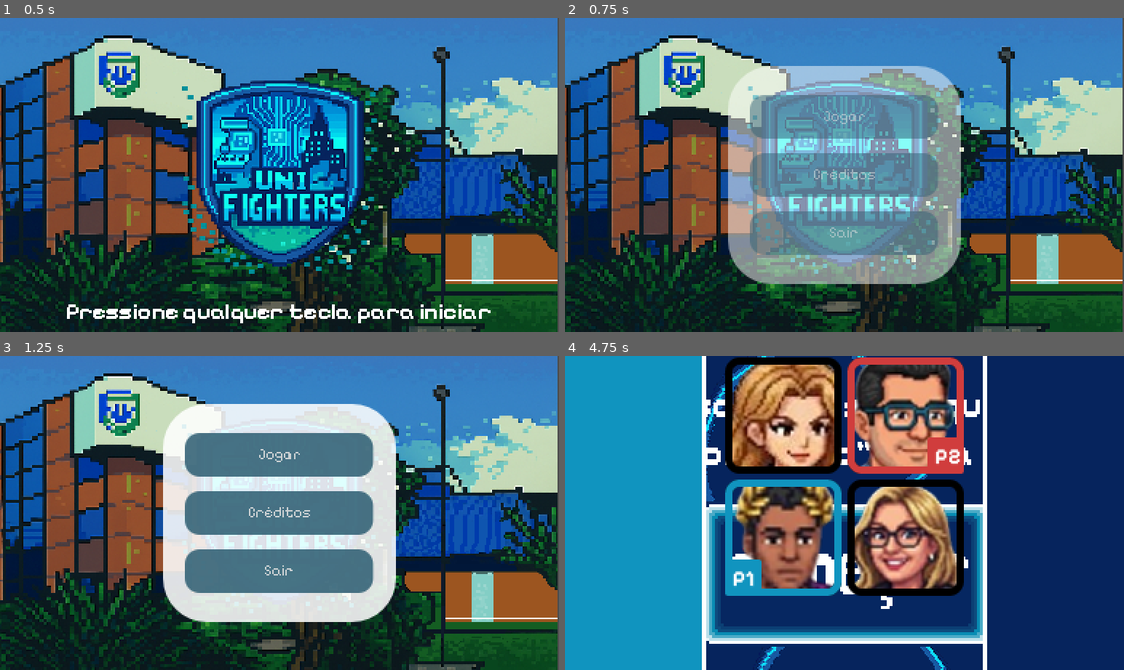
Above: before the commit, frames 1-4 (two rows, left to right).
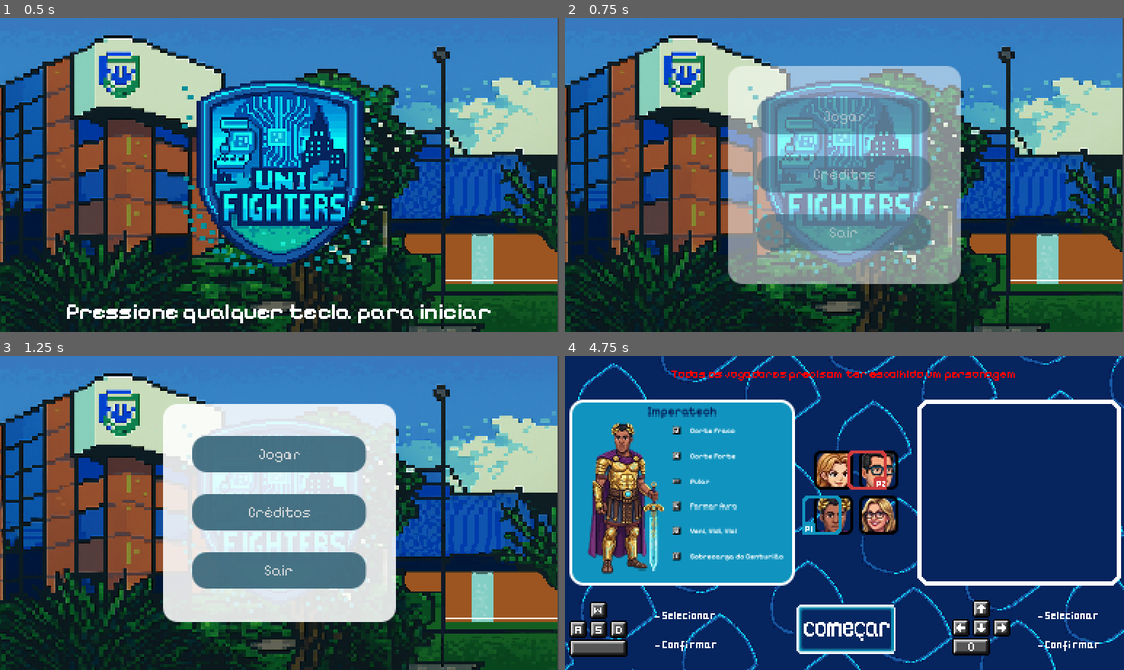
Above: after the commit, the same moments.

Repository: RailanTeles/UniFighters
Game: Godot game, scene res://menu.tscn
The game is run twice, just before and just after one commit, with the same random seed, the same clock (stepped at 60 frames per second) and the same inputs. Sound files missing from this copy of the repository are replaced by a short silence.
Inputs (mouse positions are in pixels of both pictures, inside the frame that each line leads up to; where the layout moved, square brackets give the same spot in the first picture):
- Up to frame 1 (0.5 s): no input
- Up to frame 2 (0.75 s): tap Enter at 0.5 s; hold D (p1_direita) from 0.53 s (still down); tap Down (p2_baixo) at 0.6 s
- Up to frame 3 (1.25 s): keep holding D (p1_direita); tap Space (p1_pular) at 0.77 s
- Up to frame 4 (4.75 s): release D (p1_direita) at 1.25 s; click "Jogar" at 1.25 s; click "Jogar" at 2 s; click (844, 629) [844, 575] at 2.75 s; click (844, 629) [844, 575] at 3.5 s; hold S (p1_baixo) from 4.28 s (still down); tap Up (p2_cima) at 4.35 s; tap Space (p1_pular) at 4.52 s

Frame 1 is identical in both runs. In frame 2, 4.2% of the frame differs, in the area x 29-71%, y 15-85%; in frame 3, 4.3%; in frame 4, 57%, in the area x 0-100%, y 0-100%.

Commit message:
Mudança na proporção do jogo

Diff:
--- a/assets/themes/botao_selecionado_menu.tres
+++ b/assets/themes/botao_selecionado_menu.tres
@@ -6,7 +6,7 @@
 corner_radius_top_right = 10
 corner_radius_bottom_right = 10
 corner_radius_bottom_left = 10
-expand_margin_left = 3.0
-expand_margin_top = 3.0
-expand_margin_right = 3.0
-expand_margin_bottom = 3.0
+expand_margin_left = 1.0
+expand_margin_top = 1.0
+expand_margin_right = 1.0
+expand_margin_bottom = 1.0
--- a/menu.tscn
+++ b/menu.tscn
@@ -153,10 +153,10 @@
 
 [sub_resource type="StyleBoxFlat" id="StyleBoxFlat_nrnbx"]
 bg_color = Color(1, 1, 1, 1)
-corner_radius_top_left = 30
-corner_radius_top_right = 30
-corner_radius_bottom_right = 30
-corner_radius_bottom_left = 30
+corner_radius_top_left = 10
+corner_radius_top_right = 10
+corner_radius_bottom_right = 10
+corner_radius_bottom_left = 10
 
 [sub_resource type="StyleBoxFlat" id="StyleBoxFlat_iqepy"]
 bg_color = Color(0.184314, 0.372549, 0.45098, 1)
@@ -171,10 +171,10 @@
 corner_radius_top_right = 10
 corner_radius_bottom_right = 10
 corner_radius_bottom_left = 10
-expand_margin_left = 10.0
-expand_margin_top = 10.0
-expand_margin_right = 10.0
-expand_margin_bottom = 10.0
+expand_margin_left = 1.0
+expand_margin_top = 1.0
+expand_margin_right = 1.0
+expand_margin_bottom = 1.0
 
 [sub_resource type="StyleBoxFlat" id="StyleBoxFlat_h1wq0"]
 bg_color = Color(0.184314, 0.372549, 0.45098, 1)
@@ -189,10 +189,10 @@
 corner_radius_top_right = 10
 corner_radius_bottom_right = 10
 corner_radius_bottom_left = 10
-expand_margin_left = 10.0
-expand_margin_top = 10.0
-expand_margin_right = 10.0
-expand_margin_bottom = 10.0
+expand_margin_left = 1.0
+expand_margin_top = 1.0
+expand_margin_right = 1.0
+expand_margin_bottom = 1.0
 
 [sub_resource type="StyleBoxFlat" id="StyleBoxFlat_dwrpx"]
 bg_color = Color(0.184314, 0.372549, 0.45098, 1)
@@ -281,18 +281,18 @@
 anchor_top = 0.5
 anchor_right = 0.5
 anchor_bottom = 0.5
-offset_left = -65.0
+offset_left = -60.0
 offset_top = -75.0
-offset_right = 65.0
+offset_right = 60.0
 offset_bottom = 75.0
 grow_horizontal = 2
 grow_vertical = 2
 scale = Vector2(0.994835, 1)
-theme_override_constants/separation = 10
+theme_override_constants/separation = 15
 alignment = 1
 
 [node name="jogarBotao" type="Button" parent="menuOpcoes/VBoxContainer"]
-custom_minimum_size = Vector2(0, 30)
+custom_minimum_size = Vector2(0, 25)
 layout_mode = 2
 theme_override_fonts/font = ExtResource("8_nrnbx")
 theme_override_font_sizes/font_size = 10
@@ -302,7 +302,7 @@
 text = "Jogar"
 
 [node name="creditosBotao" type="Button" parent="menuOpcoes/VBoxContainer"]
-custom_minimum_size = Vector2(0, 30)
+custom_minimum_size = Vector2(0, 25)
 layout_mode = 2
 theme_override_fonts/font = ExtResource("8_nrnbx")
 theme_override_font_sizes/font_size = 10
@@ -312,7 +312,7 @@
 text = "Créditos"
 
 [node name="sairBotao" type="Button" parent="menuOpcoes/VBoxContainer"]
-custom_minimum_size = Vector2(0, 30)
+custom_minimum_size = Vector2(0, 25)
 layout_mode = 2
 theme_override_fonts/font = ExtResource("8_nrnbx")
 theme_override_font_sizes/font_size = 10
--- a/project.godot
+++ b/project.godot
@@ -19,7 +19,7 @@
 
 window/size/viewport_width=384
 window/size/viewport_height=216
-window/size/mode=3
+window/size/mode=2
 window/stretch/mode="viewport"
 window/stretch/scale_mode="integer"
 
--- a/selecao.tscn
+++ b/selecao.tscn
@@ -1,45 +1,45 @@
 [gd_scene load_steps=25 format=3 uid="uid://df5iqq7gemu5t"]
 
-[ext_resource type="Texture2D" uid="uid://dl16ldgrtvlph" path="res://assets/bg-selecao.png" id="1_1hcjh"]
+[ext_resource type="Texture2D" uid="uid://dsfbdusd5o5pm" path="res://assets/bg-selecao.png" id="1_1hcjh"]
 [ext_resource type="Script" uid="uid://csjapbbhnym4t" path="res://selecao.gd" id="1_7c4td"]
 [ext_resource type="AudioStream" uid="uid://c10r6m7ajvu5s" path="res://assets/musics/menu.ogg" id="2_mitmw"]
 [ext_resource type="FontFile" uid="uid://drgx6103ieatj" path="res://assets/fonts/Pixelify_Sans/static/PixelifySans-Bold.ttf" id="3_6gbh7"]
-[ext_resource type="Texture2D" uid="uid://pubqoa4mving" path="res://assets/grupoBotaoP1.png" id="4_hyemw"]
-[ext_resource type="Texture2D" uid="uid://e46hbbkevedd" path="res://assets/grupoBotaoP2.png" id="5_sofw2"]
-[ext_resource type="Texture2D" uid="uid://nsc05wbhbofc" path="res://assets/selecaoPersonagem/comecarNormal.png" id="7_qtpp8"]
-[ext_resource type="Texture2D" uid="uid://ddsmu1kiy66ya" path="res://assets/selecaoPersonagem/comecarNormal-sheet.png" id="8_n4pp6"]
-[ext_resource type="Texture2D" uid="uid://bc1kwe6l0blau" path="res://assets/personagens/regulata/icones/RegulataIcone.png" id="8_qbpjo"]
+[ext_resource type="Texture2D" uid="uid://b24ujo8a27gde" path="res://assets/grupoBotaoP1.png" id="4_hyemw"]
+[ext_resource type="Texture2D" uid="uid://eje8q3i10kmt" path="res://assets/grupoBotaoP2.png" id="5_sofw2"]
+[ext_resource type="Texture2D" uid="uid://byu2d6vb3lrk2" path="res://assets/selecaoPersonagem/comecarNormal.png" id="7_qtpp8"]
+[ext_resource type="Texture2D" uid="uid://dqimkb7112led" path="res://assets/selecaoPersonagem/comecarNormal-sheet.png" id="8_n4pp6"]
+[ext_resource type="Texture2D" uid="uid://dq8w20xke2cmv" path="res://assets/personagens/regulata/icones/RegulataIcone.png" id="8_qbpjo"]
 [ext_resource type="AudioStream" uid="uid://dk5pp1j014ttx" path="res://assets/musics/alerta.mp3" id="8_qtpp8"]
-[ext_resource type="Texture2D" uid="uid://blnqangnnf6id" path="res://assets/personagens/cabomante/icone/CabomanteIcone.png" id="9_n4pp6"]
+[ext_resource type="Texture2D" uid="uid://db1ubydqiiqkg" path="res://assets/personagens/cabomante/icone/CabomanteIcone.png" id="9_n4pp6"]
 [ext_resource type="AudioStream" uid="uid://butsawnp0nia1" path="res://assets/musics/botaoConfirmar.mp3" id="9_qbpjo"]
-[ext_resource type="Texture2D" uid="uid://csf4u77chists" path="res://assets/personagens/imperatech/icone/ImperatechIcone.png" id="10_lnbtv"]
-[ext_resource type="Texture2D" uid="uid://b0pwqmdlcor52" path="res://assets/personagens/sprintora/icones/SprintoraIcone.png" id="11_iwa32"]
-[ext_resource type="Texture2D" uid="uid://b72q4f87m0gt2" path="res://assets/selecaoPersonagem/iconeP2.png" id="12_ggar8"]
-[ext_resource type="Texture2D" uid="uid://dkvjd62f5jnxq" path="res://assets/selecaoPersonagem/iconeP1.png" id="13_501mu"]
-
-[sub_resource type="AtlasTexture" id="AtlasTexture_mitmw"]
+[ext_resource type="Texture2D" uid="uid://dc2jlicm8ml5o" path="res://assets/personagens/imperatech/icone/ImperatechIcone.png" id="10_lnbtv"]
+[ext_resource type="Texture2D" uid="uid://wttbu0je8anw" path="res://assets/personagens/sprintora/icones/SprintoraIcone.png" id="11_iwa32"]
+[ext_resource type="Texture2D" uid="uid://xq76ogyyrc2i" path="res://assets/selecaoPersonagem/iconeP2.png" id="12_ggar8"]
+[ext_resource type="Texture2D" uid="uid://cl3cai5xbq338" path="res://assets/selecaoPersonagem/iconeP1.png" id="13_501mu"]
+
+[sub_resource type="AtlasTexture" id="AtlasTexture_qtpp8"]
 atlas = ExtResource("1_1hcjh")
-region = Rect2(0, 0, 1152, 648)
-
-[sub_resource type="AtlasTexture" id="AtlasTexture_6gbh7"]
+region = Rect2(0, 0, 384, 216)
+
+[sub_resource type="AtlasTexture" id="AtlasTexture_qbpjo"]
 atlas = ExtResource("1_1hcjh")
-region = Rect2(1152, 0, 1152, 648)
-
-[sub_resource type="AtlasTexture" id="AtlasTexture_e5dea"]
+region = Rect2(384, 0, 384, 216)
+
+[sub_resource type="AtlasTexture" id="AtlasTexture_n4pp6"]
 atlas = ExtResource("1_1hcjh")
-region = Rect2(2304, 0, 1152, 648)
+region = Rect2(768, 0, 384, 216)
 
 [sub_resource type="SpriteFrames" id="SpriteFrames_hyemw"]
 animations = [{
 "frames": [{
 "duration": 1.0,
-"texture": SubResource("AtlasTexture_mitmw")
-}, {
-"duration": 1.0,
-"texture": SubResource("AtlasTexture_6gbh7")
-}, {
-"duration": 1.0,
-"texture": SubResource("AtlasTexture_e5dea")
+"texture": SubResource("AtlasTexture_qtpp8")
+}, {
+"duration": 1.0,
+"texture": SubResource("AtlasTexture_qbpjo")
+}, {
+"duration": 1.0,
+"texture": SubResource("AtlasTexture_n4pp6")
 }],
 "loop": true,
 "name": &"idle",
@@ -48,15 +48,15 @@
 
 [sub_resource type="AtlasTexture" id="AtlasTexture_lnbtv"]
 atlas = ExtResource("7_qtpp8")
-region = Rect2(0, 0, 200, 100)
+region = Rect2(0, 0, 70, 35)
 
 [sub_resource type="AtlasTexture" id="AtlasTexture_iwa32"]
 atlas = ExtResource("8_n4pp6")
-region = Rect2(0, 0, 200, 100)
+region = Rect2(0, 0, 70, 35)
 
 [sub_resource type="AtlasTexture" id="AtlasTexture_ggar8"]
 atlas = ExtResource("8_n4pp6")
-region = Rect2(200, 0, 200, 100)
+region = Rect2(70, 0, 70, 35)
 
 [sub_resource type="SpriteFrames" id="SpriteFrames_501mu"]
 animations = [{
@@ -93,7 +93,7 @@
 sprite_frames = SubResource("SpriteFrames_hyemw")
 animation = &"idle"
 autoplay = "idle"
-frame_progress = 0.0748073
+frame_progress = 0.39812
 centered = false
 
 [node name="menuMusica" type="AudioStreamPlayer" parent="."]
@@ -104,78 +104,32 @@
 
 [node name="texto" type="Label" parent="."]
 layout_mode = 1
-anchors_preset = 5
-anchor_left = 0.5
-anchor_right = 0.5
-offset_left = -288.0
-offset_top = 7.0
-offset_right = 289.0
-offset_bottom = 95.0
+anchors_preset = 10
+anchor_right = 1.0
+offset_bottom = 25.0
 grow_horizontal = 2
 theme_override_fonts/font = ExtResource("3_6gbh7")
-theme_override_font_sizes/font_size = 25
+theme_override_font_sizes/font_size = 8
 text = "Escolha os personagens e clique em “Começar”
 Ou pressione “Esc” para retornar"
 horizontal_alignment = 1
 vertical_alignment = 1
 
-[node name="botoes" type="HBoxContainer" parent="."]
-custom_minimum_size = Vector2(300, 0)
-layout_mode = 1
-anchors_preset = 12
-anchor_top = 1.0
-anchor_right = 1.0
-anchor_bottom = 1.0
-offset_top = -130.0
-grow_horizontal = 2
-grow_vertical = 0
-
-[node name="botoesP1" type="TextureRect" parent="botoes"]
-layout_mode = 2
-size_flags_horizontal = 2
-size_flags_vertical = 4
-texture = ExtResource("4_hyemw")
-
-[node name="comecarButton" type="TextureButton" parent="botoes"]
-custom_minimum_size = Vector2(200, 100)
-layout_mode = 2
-size_flags_vertical = 4
-focus_neighbor_top = NodePath("../../selecao/GridContainer/Char3")
-
-[node name="animacao" type="AnimatedSprite2D" parent="botoes/comecarButton"]
-position = Vector2(101, 49)
-sprite_frames = SubResource("SpriteFrames_501mu")
-animation = &"idle"
-autoplay = "idle"
-frame_progress = 1.0
-
-[node name="erroSom" type="AudioStreamPlayer" parent="botoes/comecarButton"]
-stream = ExtResource("8_qtpp8")
-volume_db = -14.054
-
-[node name="erroTimer" type="Timer" parent="botoes/comecarButton"]
-wait_time = 5.0
-one_shot = true
-
-[node name="confirmarSom" type="AudioStreamPlayer" parent="botoes/comecarButton"]
-stream = ExtResource("9_qbpjo")
-
-[node name="botoesP2" type="TextureRect" parent="botoes"]
-layout_mode = 2
-size_flags_horizontal = 10
-texture = ExtResource("5_sofw2")
-
 [node name="selecao" type="HBoxContainer" parent="."]
-custom_minimum_size = Vector2(0, 407)
+custom_minimum_size = Vector2(0, 100)
 layout_mode = 1
 anchors_preset = 14
 anchor_top = 0.5
 anchor_right = 1.0
 anchor_bottom = 0.5
-offset_top = -228.0
-offset_bottom = 179.0
+offset_top = -78.0
+offset_bottom = 50.0
 grow_horizontal = 2
 grow_vertical = 2
+
+[node name="espaco4" type="Control" parent="selecao"]
+custom_minimum_size = Vector2(2, 0)
+layout_mode = 2
 
 [node name="BannerP1_Display" type="TextureRect" parent="selecao"]
 layout_mode = 2
@@ -225,16 +179,68 @@
 layout_mode = 2
 size_flags_horizontal = 3
 
+[node name="espaco3" type="Control" parent="selecao"]
+custom_minimum_size = Vector2(2, 0)
+layout_mode = 2
+
+[node name="botoes" type="HBoxContainer" parent="."]
+layout_mode = 1
+anchors_preset = 12
+anchor_top = 1.0
+anchor_right = 1.0
+anchor_bottom = 1.0
+offset_left = 1.0
+offset_top = -56.0
+grow_horizontal = 2
+grow_vertical = 0
+
+[node name="botoesP1" type="TextureRect" parent="botoes"]
+layout_mode = 2
+size_flags_horizontal = 2
+size_flags_vertical = 4
+texture = ExtResource("4_hyemw")
+
+[node name="comecarButton" type="TextureButton" parent="botoes"]
+custom_minimum_size = Vector2(75, 35)
+layout_mode = 2
+size_flags_horizontal = 4
+size_flags_vertical = 4
+focus_neighbor_top = NodePath("../../selecao/GridContainer/Char3")
+
+[node name="animacao" type="AnimatedSprite2D" parent="botoes/comecarButton"]
+sprite_frames = SubResource("SpriteFrames_501mu")
+animation = &"idle"
+autoplay = "idle"
+centered = false
+offset = Vector2(2.5, 0)
+
+[node name="erroSom" type="AudioStreamPlayer" parent="botoes/comecarButton"]
+stream = ExtResource("8_qtpp8")
+volume_db = -14.054
+
+[node name="erroTimer" type="Timer" parent="botoes/comecarButton"]
+wait_time = 5.0
+one_shot = true
+
+[node name="confirmarSom" type="AudioStreamPlayer" parent="botoes/comecarButton"]
+stream = ExtResource("9_qbpjo")
+
+[node name="botoesP2" type="TextureRect" parent="botoes"]
+layout_mode = 2
+size_flags_horizontal = 10
+size_flags_vertical = 4
+texture = ExtResource("5_sofw2")
+
 [node name="P2_cursor" type="TextureRect" parent="."]
 layout_mode = 0
-offset_right = 40.0
-offset_bottom = 40.0
+offset_right = 27.0
+offset_bottom = 27.0
 texture = ExtResource("12_ggar8")
 
 [node name="P1_cursor" type="TextureRect" parent="."]
-layout_mode = 0
-offset_right = 80.0
-offset_bottom = 80.0
+layout_mode = 1
+offset_right = 27.0
+offset_bottom = 27.0
 texture = ExtResource("13_501mu")
 
 [connection signal="pressed" from="botoes/comecarButton" to="." method="_on_comecar_button_pressed"]
Binary file changed: assets/bg-selecao.png
Not shown, changed: assets/bg-selecao.png.import
Binary file removed: assets/botaoP1.png
Not shown, removed: assets/botaoP1.png.import
Binary file removed: assets/botaoP2.png
Not shown, removed: assets/botaoP2.png.import
Binary file changed: assets/grupoBotaoP1.png
Not shown, changed: assets/grupoBotaoP1.png.import
Binary file changed: assets/grupoBotaoP2.png
Not shown, changed: assets/grupoBotaoP2.png.import
Binary file changed: assets/personagens/cabomante/icone/CabomanteIcone.png
Not shown, changed: assets/personagens/cabomante/icone/CabomanteIcone.png.import
(and 36 more such lines)
